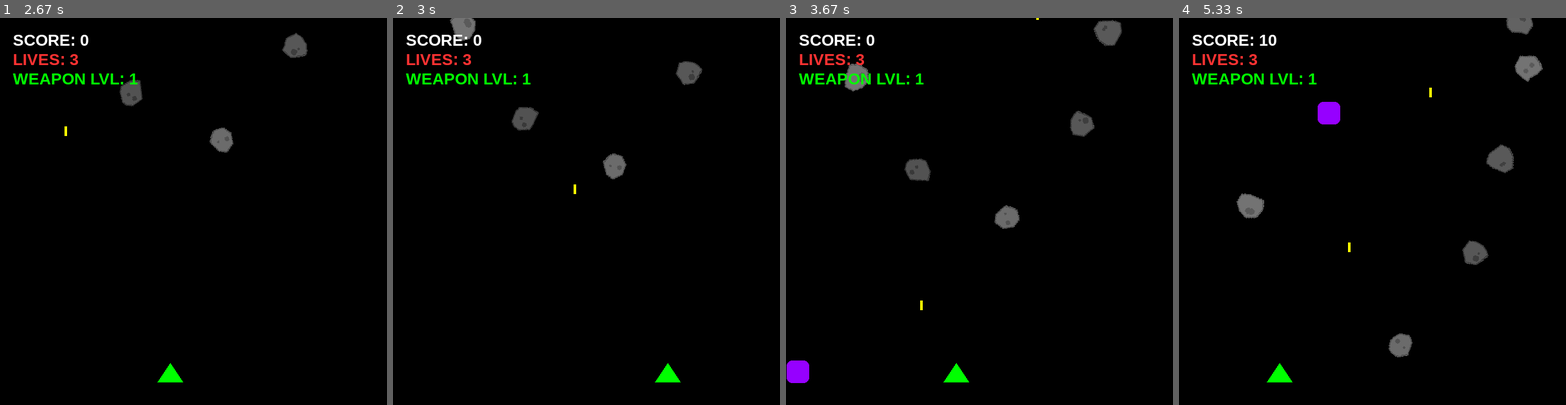
Above: before the commit, frames 1-4 (left to right).
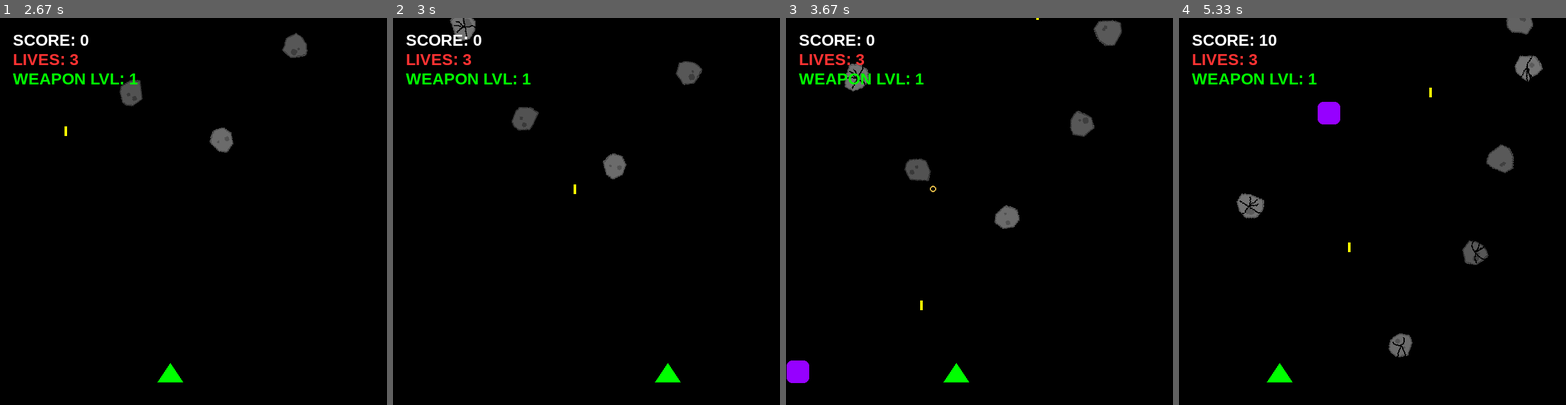
Above: after the commit, the same moments.

Repository: Farae1/pygame
Game: pygame game, started from main.py
Two runs of this game, one before a commit and one after it. Both use one fixed random seed, a clock stepped at 60 frames per second and the inputs below.
Inputs:
- Up to frame 1 (2.67 s): hold Right 0.33-0.8 s; hold Right 0.83-1.3 s; tap Space at 0.9, 1.2, 1.4, 1.7, 1.97, 2.27, 2.4 s; hold Left 1.33-1.87 s; hold Left 1.9-2.3 s; hold Right from 2.33 s (still down)
- Up to frame 2 (3 s): tap Space at 2.7 s; release Right at 2.97 s
- Up to frame 3 (3.67 s): hold Left 3-3.47 s; tap Space at 3.07, 3.37, 3.57 s; hold Right from 3.5 s (still down)
- Up to frame 4 (5.33 s): tap Space at 3.87, 4.07, 4.37, 4.57, 4.87, 5.13 s; release Right at 3.97 s; hold Right 4-4.47 s; hold Left 4.5-5.03 s; hold Left from 5.07 s (still down)

Frame 1 is identical in both runs. In frame 2, less than 0.1% of the frame differs, in the area x 15-22%, y 0-5%; in frame 3, less than 0.1%; in frame 4, 0.2%, in the area x 15-92%, y 9-88%.

Commit message:
feat: criando impacto de colisão nos tiros e também criando um efeito de rachadura.

Diff:
--- a/main.py
+++ b/main.py
@@ -9,7 +9,7 @@
 from src.core.tela import Tela
 from src.components.jogador import Jogador
 from src.components.tiros import Tiro
-from src.components.inimigos import MeteoroNormal, FragmentoMeteoro, InimigoEspecial, Boss
+from src.components.inimigos import MeteoroNormal, FragmentoMeteoro, ImpactoTiro, InimigoEspecial, Boss
 
 pygame.init()
 
@@ -129,6 +129,9 @@
                     vitoria = True
             else:
                 inimigo.vida -= total_dano
+                if isinstance(inimigo, MeteoroNormal):
+                    for b in balas:
+                        todos_sprites.add(ImpactoTiro(b.rect.centerx, b.rect.centery))
                 if inimigo.vida <= 0:
                     if isinstance(inimigo, MeteoroNormal):
                         for _ in range(random.randint(4, 7)):
@@ -136,7 +139,7 @@
                             todos_sprites.add(f)
                     pontos += 35 if isinstance(inimigo, InimigoEspecial) else 10
                     inimigo.kill()
-                elif isinstance(inimigo, InimigoEspecial):
+                elif isinstance(inimigo, (MeteoroNormal, InimigoEspecial)):
                     inimigo.atualizar_visual()
 
         hits_defesa = pygame.sprite.groupcollide(grupo_tiros_inimigos, grupo_tiros, False, True)
--- a/src/components/inimigos.py
+++ b/src/components/inimigos.py
@@ -13,13 +13,14 @@
         super().__init__()
         self.vida = hp
         self._get_pontos = get_pontos
-        self._image_original = self._gerar_imagem()
-        self.image = self._image_original
+        self._image_normal, self._image_rachado = self._gerar_imagens()
+        self._image_base = self._image_normal
+        self.image = self._image_base
         self.angulo = random.randint(0, 360)
         self.vel_rotacao = random.uniform(-2.5, 2.5)
         self.reset_pos()
 
-    def _gerar_imagem(self):
+    def _gerar_imagens(self):
         tamanho = 50
         surf = pygame.Surface((tamanho, tamanho), pygame.SRCALPHA)
         cx, cy = tamanho // 2, tamanho // 2
@@ -36,17 +37,34 @@
             cx2 = cx + random.randint(-8, 8)
             cy2 = cy + random.randint(-8, 8)
             pygame.draw.circle(surf, (self.tom - 25, self.tom - 25, self.tom - 25), (cx2, cy2), random.randint(2, 5))
-        return surf
+
+        surf_rachado = surf.copy()
+        for _ in range(random.randint(4, 6)):
+            ang = random.uniform(0, 2 * math.pi)
+            x, y = float(cx), float(cy)
+            pts_crack = [(int(x), int(y))]
+            for _ in range(random.randint(3, 5)):
+                ang += random.uniform(-0.5, 0.5)
+                x += math.cos(ang) * random.uniform(3, 7)
+                y += math.sin(ang) * random.uniform(3, 7)
+                pts_crack.append((int(x), int(y)))
+            pygame.draw.lines(surf_rachado, (0, 0, 0), False, pts_crack, 1)
+            pygame.draw.lines(surf_rachado, (0, 0, 0), False, pts_crack, 2)
+
+        return surf, surf_rachado
+
+    def atualizar_visual(self):
+        self._image_base = self._image_rachado
 
     def reset_pos(self):
-        self.rect = self._image_original.get_rect(center=(random.randint(25, LARGURA - 25), -60))
+        self.rect = self._image_normal.get_rect(center=(random.randint(25, LARGURA - 25), -60))
         bonus_vel = (self._get_pontos() // 200) * 0.8
         self.vel_y = random.uniform(1.5, 2.8) + bonus_vel
 
     def update(self):
         self.rect.y += self.vel_y
         self.angulo = (self.angulo + self.vel_rotacao) % 360
-        self.image = pygame.transform.rotate(self._image_original, self.angulo)
+        self.image = pygame.transform.rotate(self._image_base, self.angulo)
         self.rect = self.image.get_rect(center=self.rect.center)
         if self.rect.top > ALTURA:
             self.reset_pos()
@@ -84,6 +102,30 @@
         self.image = pygame.transform.rotate(self._image_original, self.angulo)
         self.image.set_alpha(self.alpha)
         self.rect = self.image.get_rect(center=self.rect.center)
+        if self.alpha <= 0:
+            self.kill()
+
+
+class ImpactoTiro(Sprite):
+    def __init__(self, x, y):
+        super().__init__()
+        self._cx = x
+        self._cy = y
+        self.raio = 5
+        self.alpha = 220
+        self._atualizar_surface()
+
+    def _atualizar_surface(self):
+        tamanho = self.raio * 2 + 2
+        self.image = pygame.Surface((tamanho, tamanho), pygame.SRCALPHA)
+        pygame.draw.circle(self.image, (255, 210, 80), (tamanho // 2, tamanho // 2), self.raio, 2)
+        self.image.set_alpha(self.alpha)
+        self.rect = self.image.get_rect(center=(self._cx, self._cy))
+
+    def update(self):
+        self.raio += 4
+        self.alpha = max(0, self.alpha - 55)
+        self._atualizar_surface()
         if self.alpha <= 0:
             self.kill()
 
